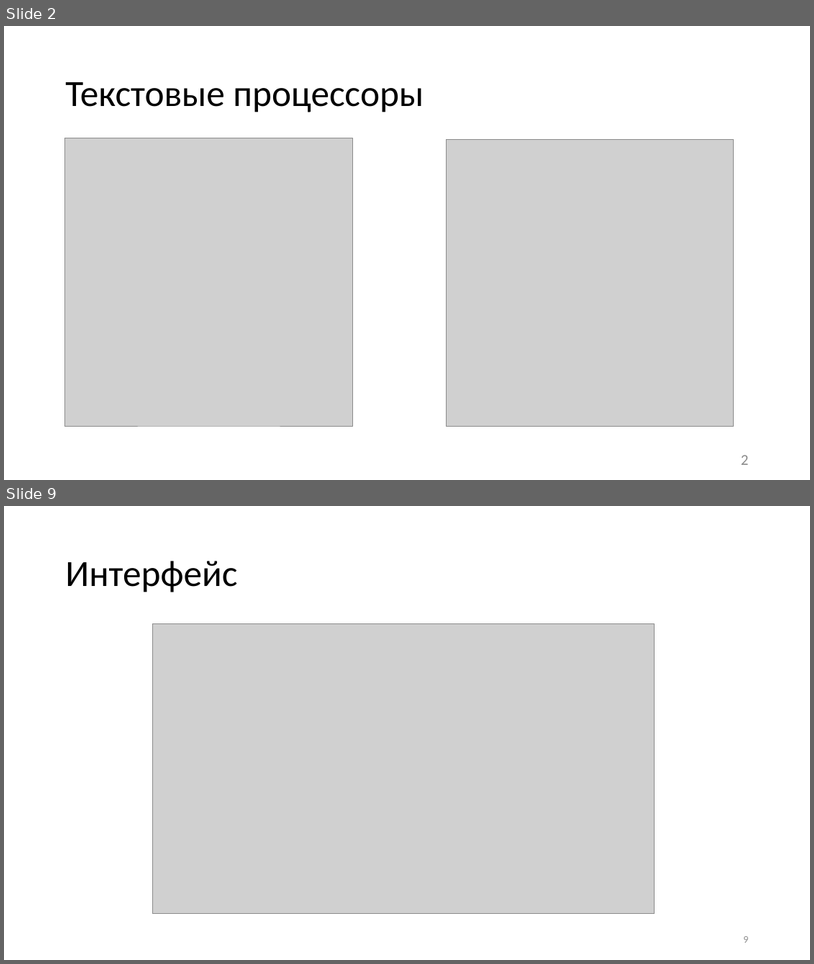
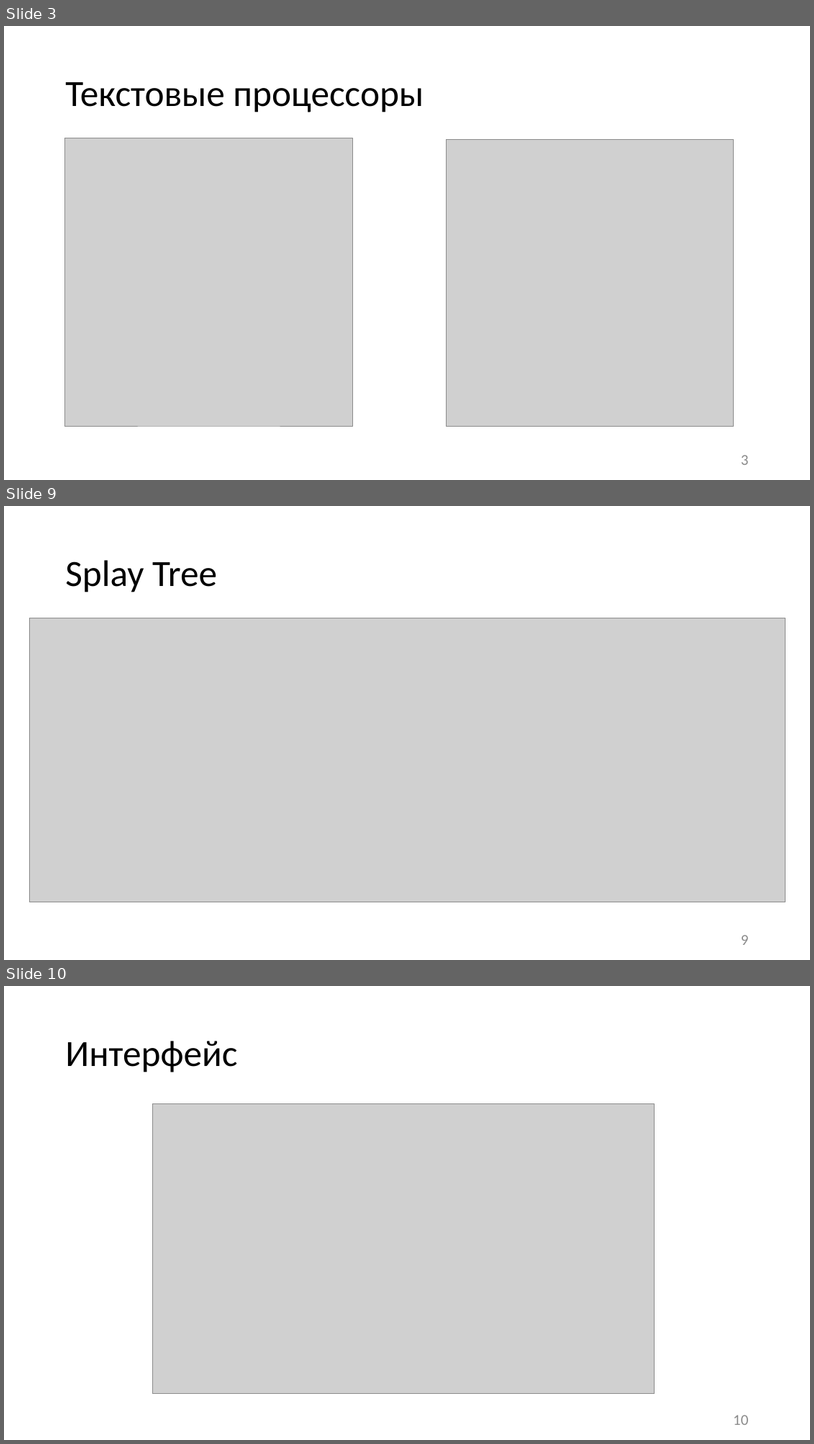
Before and after one commit to kutselabskii/diploma, a slide deck: Презентация.pptx. Shown one above the other, each under a label of ours: slides 2 and 9 before the commit, slides 3, 9 and 10 after it; the slides between them are not shown. The pictures are 814x964 and 814x1444 pixels, drawn with LibreOffice and Linux fonts; fonts in the diff are those of the drawing; grey boxes stand for pictures. Boxes give left, top, right and bottom in pixels: in the first picture for what was removed or moved away, otherwise in the second. Text is boxed around its words. In the diff, an @@ line names an element or a change of style, - is before the commit and + after.

```diff
--- a/Презентация.pptx
+++ b/Презентация.pptx
@@ slide 9 added at (4, 506, 810, 960), background #FFFFFF @@
@@ title added at (65, 560, 217, 592), 44 pt, text #000000 @@
+Splay Tree
@@ picture added at (29, 618, 786, 901) @@
@@ page number added at (741, 934, 749, 944), 18 pt, text #8C8C8C @@
+9
@@ what was slide 2 is now slide 3 @@
@@ page number at (741, 454, 749, 464): text changed @@
-2
+3
@@ what was slide 9 is now slide 10 @@
@@ page number at (733, 1414, 748, 1424): text changed; size 12 to 18 pt @@
-9
+10
```
Also in this commit, not shown: 8 slides changed, 1 other slide added, 14 other files.
